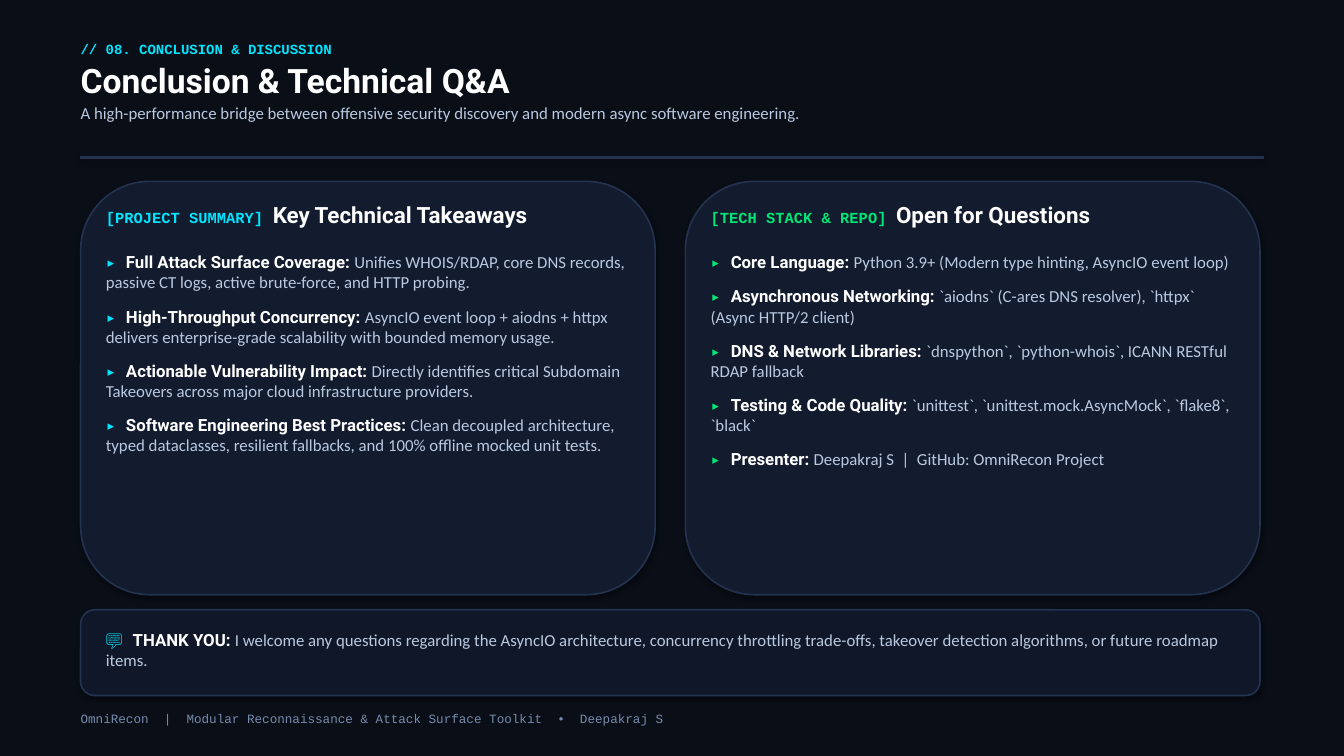
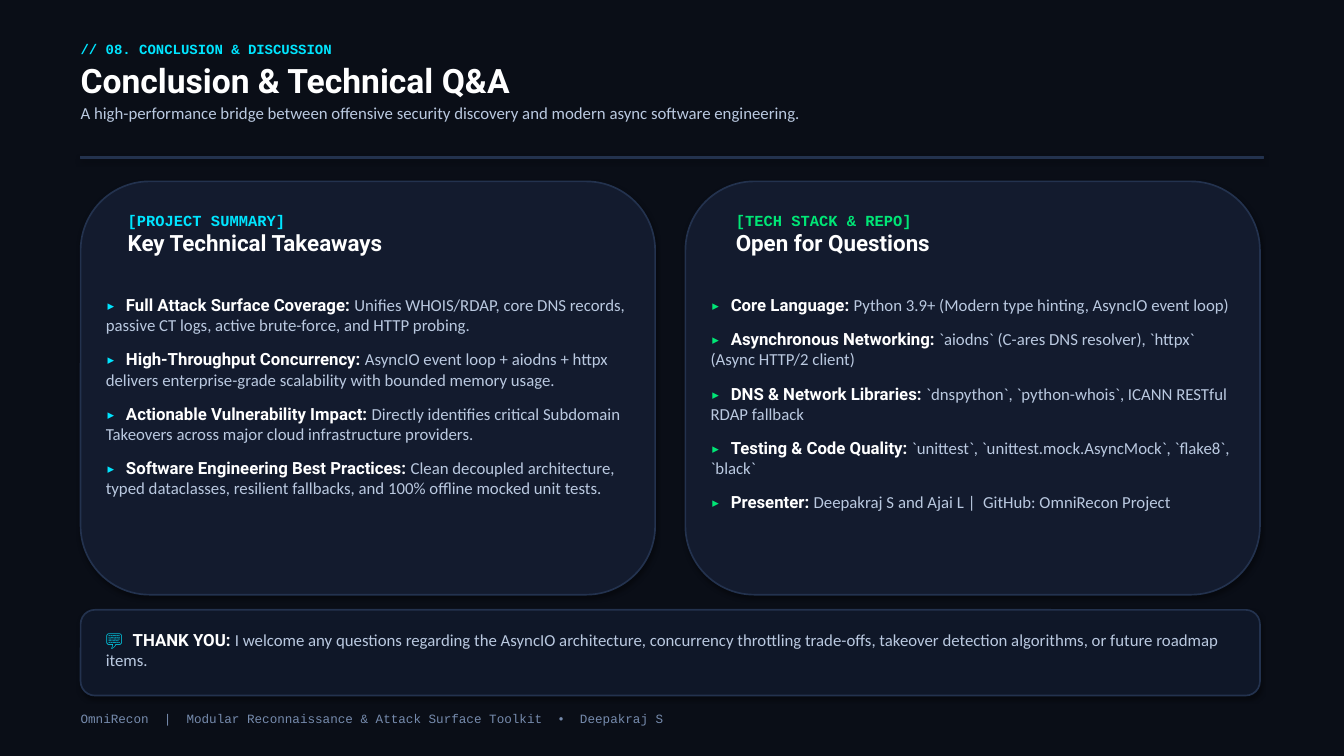
Before and after one commit to Nightwing-007/OmniRecon, a slide deck: slide 9 of OmniRecon_Presentation.pptx. Drawn at 1344x756 pixels with LibreOffice and Linux fonts; fonts in the diff are those of the drawing. Boxes give left, top, right and bottom in pixels: in the first picture for what was removed or moved away, otherwise in the second. Text is boxed around its words. In the diff, an @@ line names an element or a change of style, - is before the commit and + after.

```diff
--- a/OmniRecon_Presentation.pptx
+++ b/OmniRecon_Presentation.pptx
@@ text at (128,215,383,256): text changed @@
-[PROJECT SUMMARY] Key Technical Takeaways
+[PROJECT SUMMARY]
+Key Technical Takeaways
@@ text at (736,215,930,256): text changed @@
-[TECH STACK & REPO] Open for Questions
+[TECH STACK & REPO]
+Open for Questions
@@ text "▸ Full Attack Surface Coverage: ...": place and size @@
-text "▸ Full Attack Surface Coverage: ..." at (106,255,625,454)
+text "▸ Full Attack Surface Coverage: ..." at (106,298,625,497)
@@ text "▸ Core Language: Python 3.9+ ...": place and size @@
-text "▸ Core Language: Python 3.9+ ..." at (711,256,1230,468)
+text "▸ Core Language: Python 3.9+ ..." at (711,299,1230,511)
@@ text at (731,496,1170,511): text changed @@
-▸ Presenter: Deepakraj S | GitHub: OmniRecon Project
+▸ Presenter: Deepakraj S and Ajai L | GitHub: OmniRecon Project
```
Also in this commit, not shown: 4 other slides changed.
